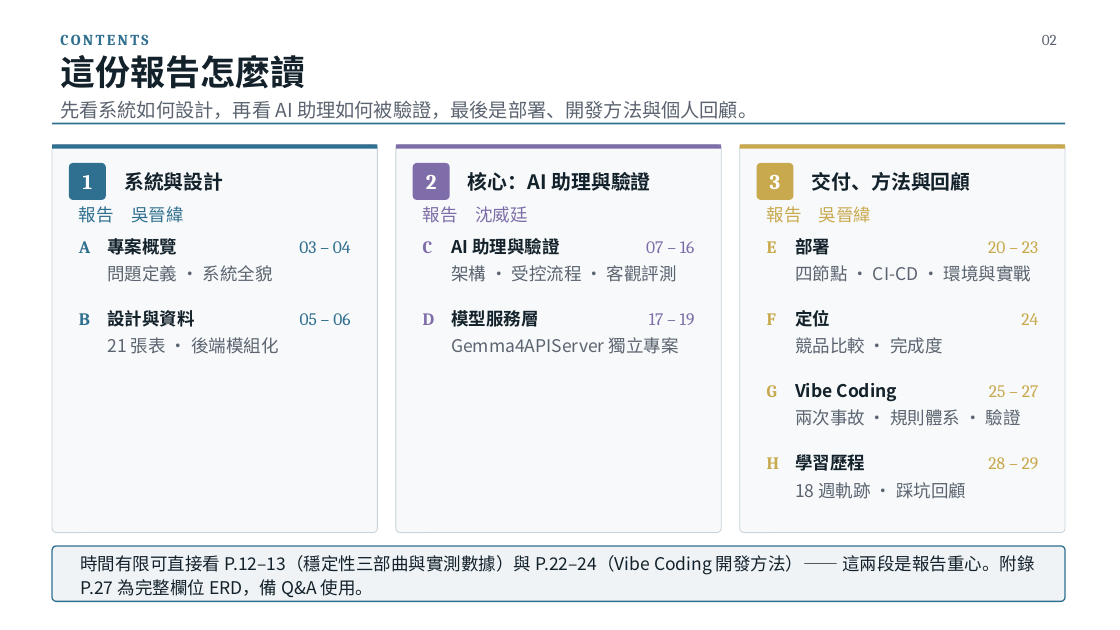
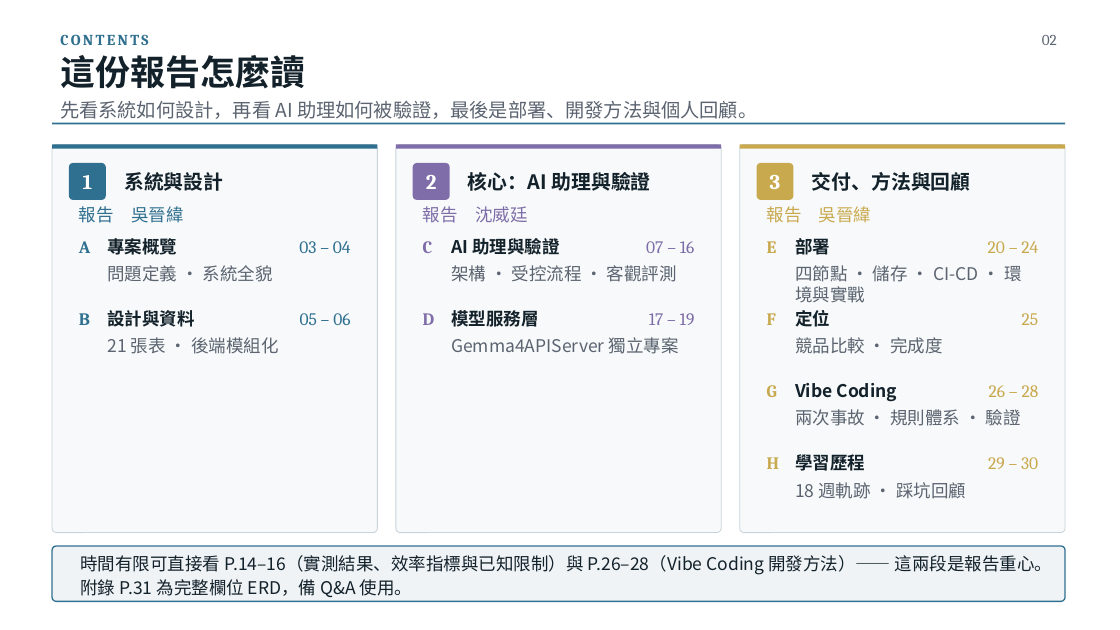
Before and after one commit to billwu101/CloudDrive, a slide deck: slide 2 of doc/ppt/CloudDrive_專題報告_v3.0.pptx. Drawn at 1120x630 pixels with LibreOffice and Linux fonts; fonts in the diff are those of the drawing. Boxes give left, top, right and bottom in pixels: in the first picture for what was removed or moved away, otherwise in the second. Text is boxed around its words. In the diff, an @@ line names an element or a change of style, - is before the commit and + after.

```diff
--- a/doc/ppt/CloudDrive_專題報告_v3.0.pptx
+++ b/doc/ppt/CloudDrive_專題報告_v3.0.pptx
@@ text at (795, 265, 1021, 303): text changed @@
-四節點 · CI-CD · 環境與實戰
+四節點 · 儲存 · CI-CD · 環境與實戰
@@ text at (988, 241, 1038, 253): text changed @@
-20 – 23
+20 – 24
@@ text at (1022, 313, 1039, 325): text changed @@
-24
+25
@@ text at (989, 385, 1039, 397): text changed @@
-25 – 27
+26 – 28
@@ text at (988, 457, 1038, 469): text changed @@
-28 – 29
+29 – 30
@@ text at (80, 555, 1052, 598): text changed @@
-時間有限可直接看 P.12–13（穩定性三部曲與實測數據）與 P.22–24（Vibe Coding 開發方法）—— 這兩段是報告重心。附錄 P.27 為完整欄位 ERD，備 Q&A 使用。
+時間有限可直接看 P.14–16（實測結果、效率指標與已知限制）與 P.26–28（Vibe Coding 開發方法）—— 這兩段是報告重心。附錄 P.31 為完整欄位 ERD，備 Q&A 使用。
```
Also in this commit, not shown: 11 other slides changed, 1 slide added, 3 other files.
